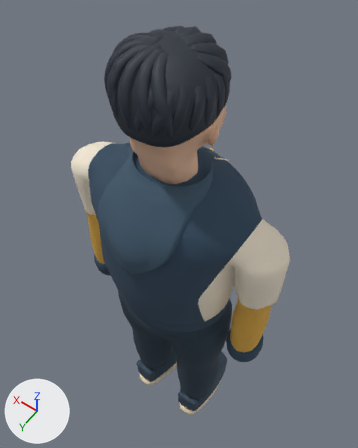
One commit to the glTF model models/atrium/residents/you-master.glb: the scene before it, then after it.
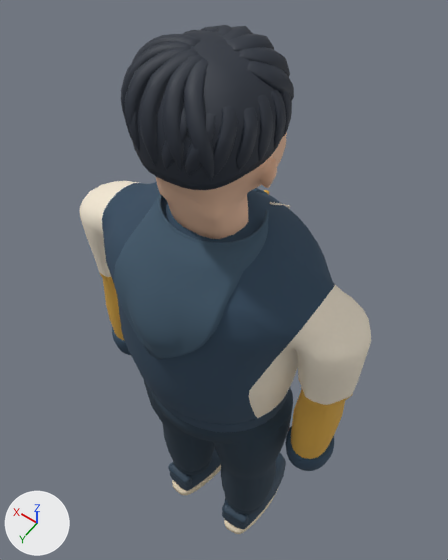
Each version appears first whole from a camera (50 mm lens) standing at (-0.47, 0.63, 2.118) and looking at (0.07, -0.126, 0.929), and next in a close-up from a camera (50 mm lens) standing at (-0.436, 0.579, 2.072) and looking at (-0.123, 0.141, 1.383). Lighting does not change. The marker at lower left points along +X, +Y and +Z. The last two pictures show the newer version. Where no turn or scale is listed for an object, it has been applied to the vertices. Vertices at exactly the same position are counted once.

The older version as bpy lines, for what is in view:
```python
me_brow__1 = bpy.data.meshes.new('Brow_-1')
me_brow__1.from_pydata(...)  # 4534 vertices, 8948 faces; spans x -0.073..0.159, y -0.015..0.22, z -0.027..0.124
me_brow__1.materials.append(mat_resident_hair_surface)
me_player_head_and_curved_eyelids = bpy.data.meshes.new('Player head and curved eyelids')
me_player_head_and_curved_eyelids.from_pydata(...)  # 1877 vertices, 3681 faces; spans x -0.123..0.123, y -0.117..0.107, z -0.168..0.151
me_player_head_and_curved_eyelids.materials.append(mat_you_anatomical_skin)
me_tailored_hood_outer_and_lining = bpy.data.meshes.new('Tailored hood outer and lining')
me_tailored_hood_outer_and_lining.from_pydata(...)  # 3908 vertices, 7740 faces; spans x -0.18..0.179, y -0.197..0.191, z 0.805..1.346
me_tailored_hood_outer_and_lining.materials.append(mat_resident_fabric_surface_baked_pbr)
ob_head = bpy.data.objects.new('Head', me_player_head_and_curved_eyelids)
ob_head.location = (0.0, 0.0, 1.473)
ob_headpivot_surface_hair = bpy.data.objects.new('HeadPivot_Surface_hair', me_brow__1)
ob_headpivot_surface_hair.location = (-0.043, -0.101, 1.507)
ob_visualroot_surface_fabric = bpy.data.objects.new('VisualRoot_Surface_fabric', me_tailored_hood_outer_and_lining)
ob_visualroot_surface_fabric.location = (0.0, 0.0, 0.0)
# also in view: 'SkinnedArticulationCore' at (0.0, -0.012, 0.671)
```
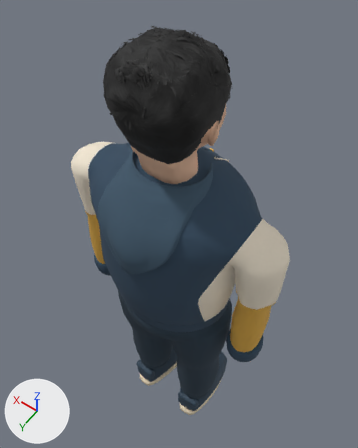
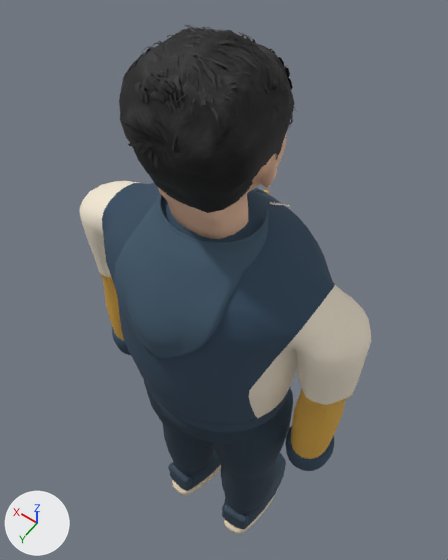
Patch to the scene script:
```diff
--- a/models/atrium/residents/you-master.glb.py
+++ b/models/atrium/residents/you-master.glb.py
@@ img_short01_diffuse @@
+img_short01_diffuse = load_image('short01_diffuse', '_unpacked/short01_diffuse', 512, 512, 'sRGB')
@@ mat_authored_cutout_hair @@
+mat_authored_cutout_hair = bpy.data.materials.new('Authored cutout hair')
+# uses the picture img_short01_diffuse
@@ me_brow__1 @@
 # used by ob_headpivot_surface_hair; location = (-0.043, -0.101, 1.507)
-me_brow__1.from_pydata(...)  # 4534 vertices, 8948 faces; spans x -0.073..0.159, y -0.015..0.22, z -0.027..0.124
+me_brow__1.from_pydata(...)  # 140 vertices, 272 faces; spans x -0.022..0.109, y -0.006..0.004, z -0.003..0.004
+# me_brow__1 part 1: 28 loose pieces with 4394 vertices, spanning x -0.073..0.159, y -0.015..0.22, z -0.027..0.124, are deleted
 me_brow__1.materials.append(mat_resident_hair_surface)
@@ me_authored_short_hair_mesh @@
+me_authored_short_hair_mesh.from_pydata(...)  # 2984 vertices, 3678 faces; spans x -0.115..0.113, y -0.108..0.12, z -0.061..0.169
+me_authored_short_hair_mesh.materials.append(mat_authored_cutout_hair)
@@ ob_hairauthored_short01 @@
+ob_hairauthored_short01 = bpy.data.objects.new('HairAuthored_short01', me_authored_short_hair_mesh)
+ob_hairauthored_short01.location = (0.0, 0.0, 1.473)
```

What differs and where, as boxes (x1, y1, x2, y2) in the close-ups (448 x 560 px):
'HairAuthored_short01', added
    after: (119, 25, 297, 213)
'HeadPivot_Surface_hair', reshaped (not visible afterwards)
    before: (121, 25, 294, 190)
